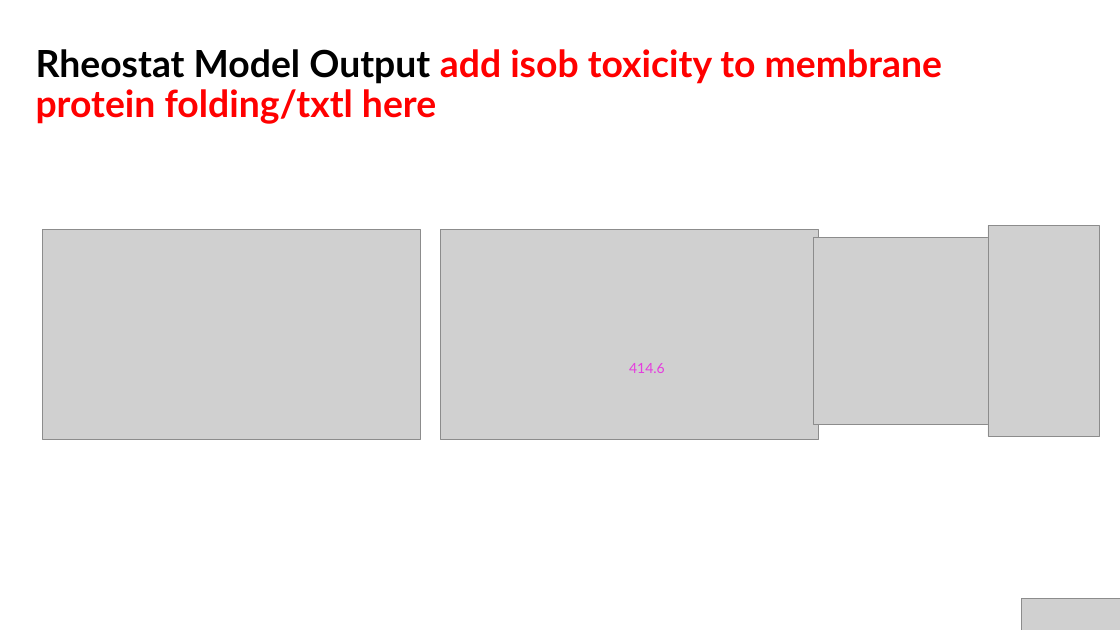
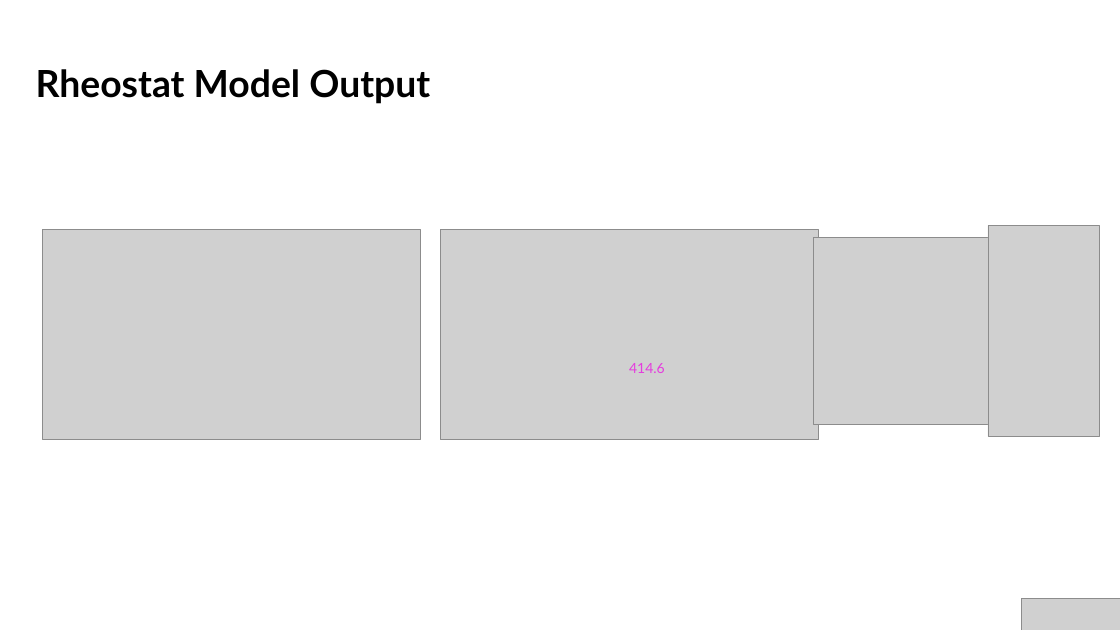
Before and after one commit to AnkitaRoychoudhury/ug_murray, a slide deck: slide 5 of miscellaneous/presentations/20200715_syncell_mtg.pptx (slide 6 before the commit). Drawn at 1120x630 pixels with LibreOffice and Linux fonts; fonts in the diff are those of the drawing; grey boxes stand for pictures. Boxes give left, top, right and bottom in pixels: in the first picture for what was removed or moved away, otherwise in the second. Text is boxed around its words. In the diff, an @@ line names an element or a change of style, - is before the commit and + after.

```diff
--- a/miscellaneous/presentations/20200715_syncell_mtg.pptx
+++ b/miscellaneous/presentations/20200715_syncell_mtg.pptx
@@ title at (36,69,430,104): text changed; text colour #FF0000 to #000000 @@
-Rheostat Model Output add isob toxicity to membrane protein folding/txtl here
+Rheostat Model Output
```
Also in this commit, not shown: 7 other slides changed, 1 slide removed, 6 other files.
